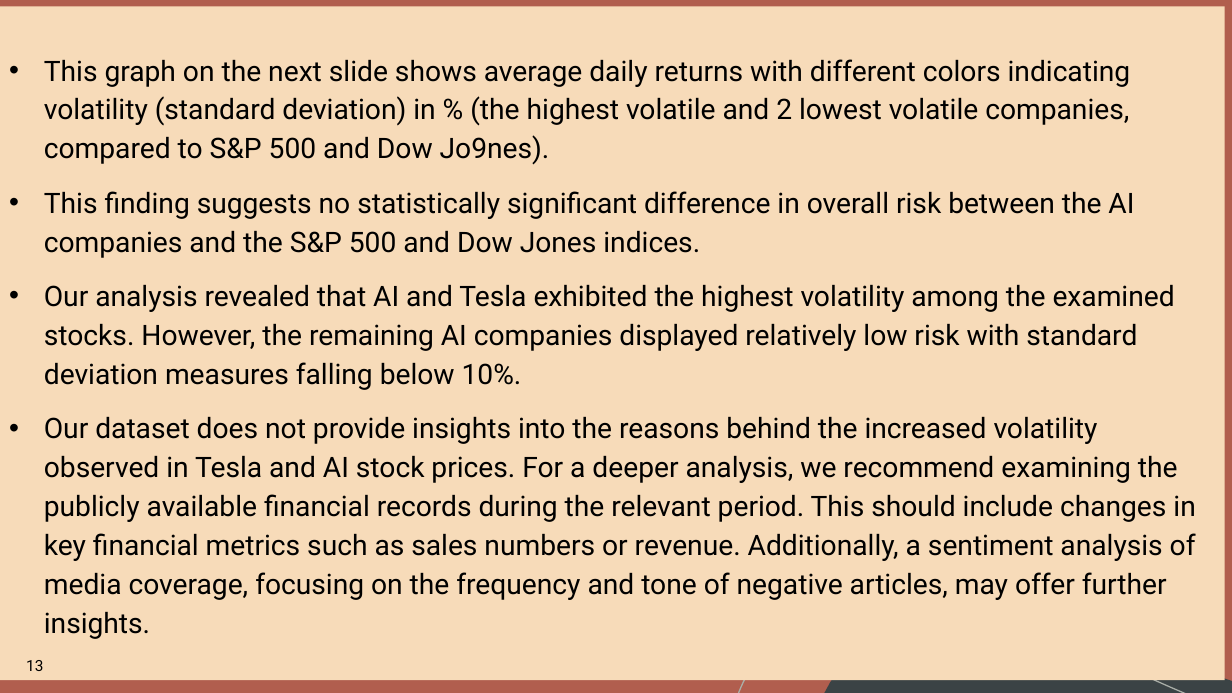
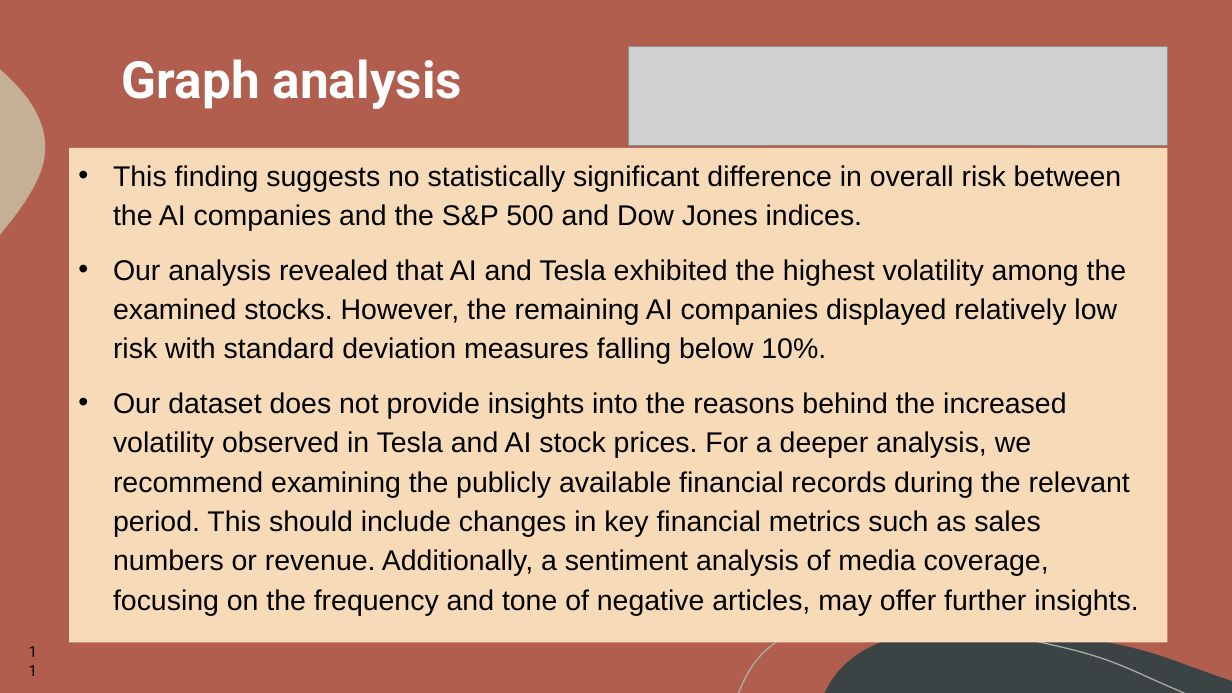
Before and after one commit to LegallyNotBlonde/Project-1, a slide deck: slide 11 of AIStocksProject/Presentation_Tech_Giants_Face_Off.pptx (slide 13 before the commit). Drawn at 1232x693 pixels with LibreOffice and Linux fonts; fonts in the diff are those of the drawing; grey boxes stand for pictures. Boxes give left, top, right and bottom in pixels: in the first picture for what was removed or moved away, otherwise in the second. Text is boxed around its words. In the diff, an @@ line names an element or a change of style, - is before the commit and + after.

```diff
--- a/AIStocksProject/Presentation_Tech_Giants_Face_Off.pptx
+++ b/AIStocksProject/Presentation_Tech_Giants_Face_Off.pptx
@@ text at (44, 59, 1131, 165): paragraph removed @@
-• This graph on the next slide shows average daily returns with different colors indicating volatility (standard deviation) in % (the highest volatile and 2 lowest volatile companies, compared to S&P 500 and Dow Jo9nes).
@@ title added at (122, 59, 462, 109), 40 pt, text #FFFFFF, bold @@
+Graph analysis
@@ picture added at (628, 46, 1167, 145) @@
@@ text "This finding suggests no statistically ...": place and size @@
-text "This finding suggests no statistically ..." at (0, 6, 1225, 680)
+text "This finding suggests no statistically ..." at (69, 148, 1168, 642)
@@ text "This finding suggests no statistically ..." at (69, 148, 1168, 642): size 22 to 22.2 pt, font Roboto to Arial; vertical alignment middle to top; rectangle to text @@
@@ page number added at (12, 642, 46, 679), 12 pt, text #000000 @@
+11
@@ page number removed at (26, 660, 43, 671) @@
-13
```
Also in this commit, not shown: 14 other slides changed, 4 slides added, 9 slides removed, 1 other file.
